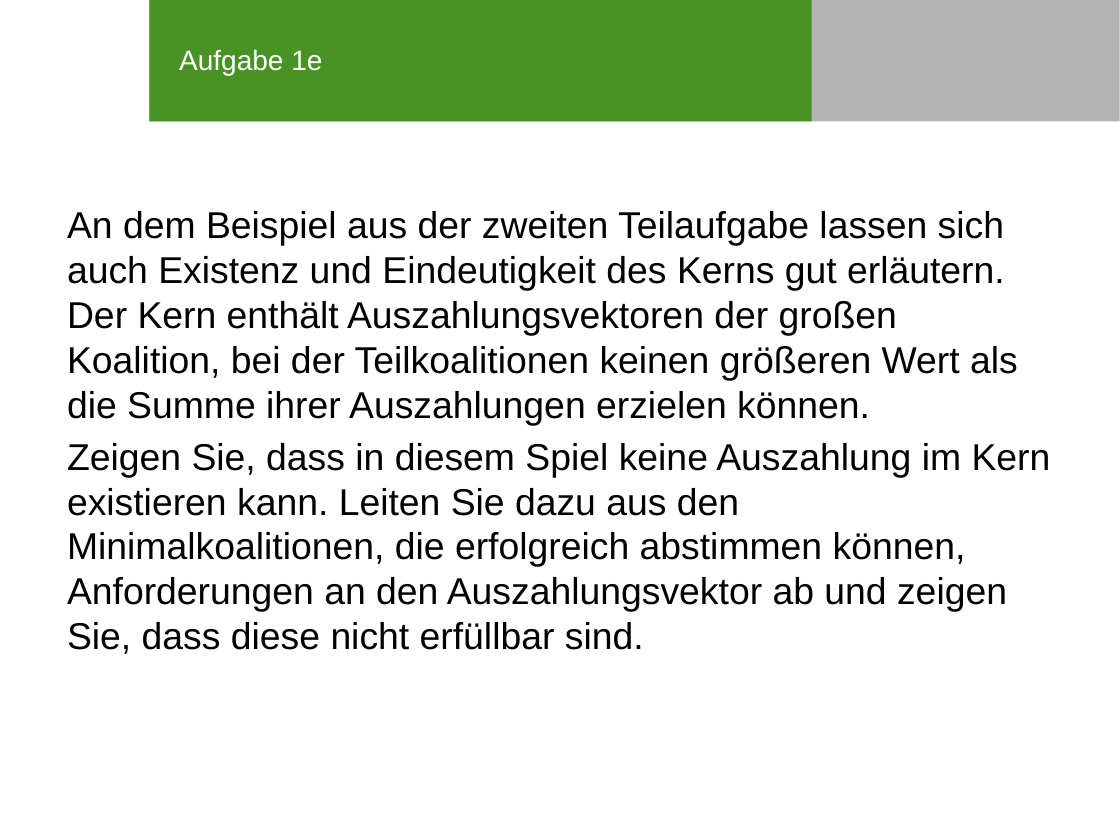
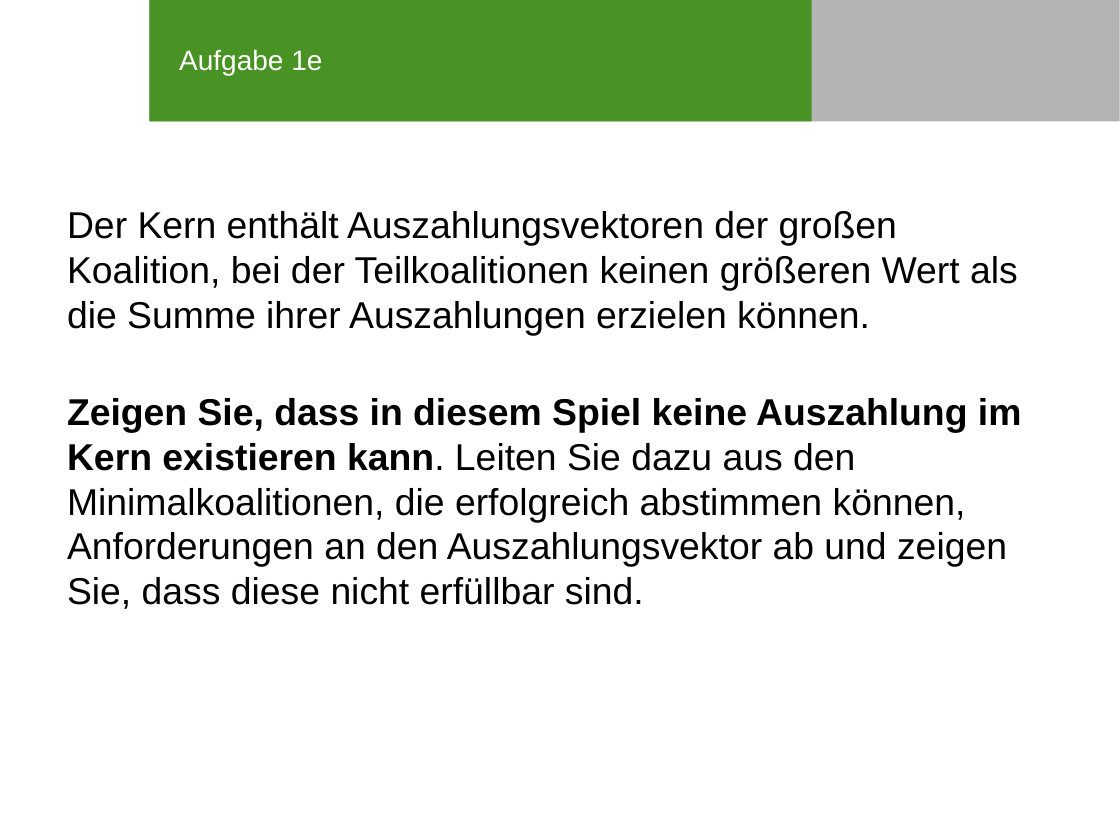
Before and after one commit to SOAS-Uni-Augsburg/ws16-17-group-10, a slide deck: slide 12 of Blatt-07/Präsentation_Blatt07_Aufgabe1.pptx (slide 9 before the commit). Drawn at 1120x840 pixels with LibreOffice and Linux fonts; fonts in the diff are those of the drawing; background and template pictures are left out. Boxes give left, top, right and bottom in pixels: in the first picture for what was removed or moved away, otherwise in the second. Text is boxed around its words. In the diff, an @@ line names an element or a change of style, - is before the commit and + after.

```diff
--- a/Blatt-07/Präsentation_Blatt07_Aufgabe1.pptx
+++ b/Blatt-07/Präsentation_Blatt07_Aufgabe1.pptx
@@ text at bbox=[67, 211, 1018, 336]: text changed @@
-An dem Beispiel aus der zweiten Teilaufgabe lassen sich auch Existenz und Eindeutigkeit des Kerns gut erläutern. Der Kern enthält Auszahlungsvektoren der großen Koalition, bei der Teilkoalitionen keinen größeren Wert als die Summe ihrer Auszahlungen erzielen können.
+Der Kern enthält Auszahlungsvektoren der großen Koalition, bei der Teilkoalitionen keinen größeren Wert als die Summe ihrer Auszahlungen erzielen können.
@@ text at bbox=[67, 398, 1022, 609]: bold on in "Zeigen Sie, dass in diesem Spiel keine ..." @@
```
Also in this commit, not shown: 6 other slides changed, 4 slides added.
